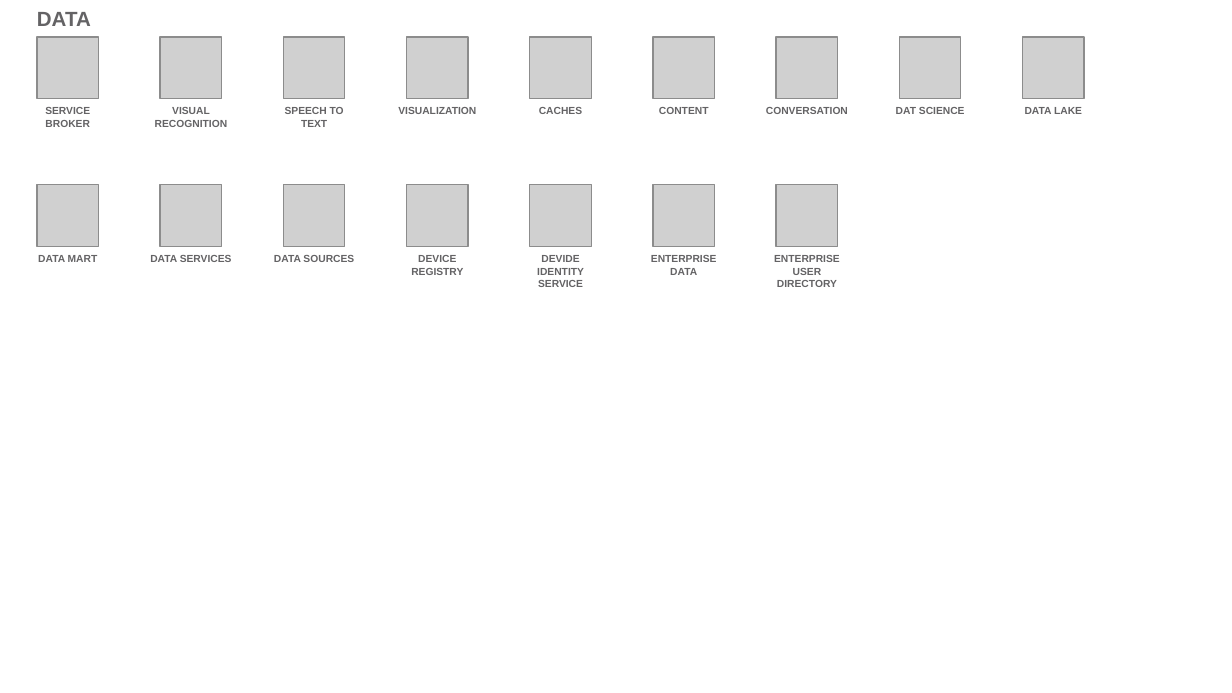
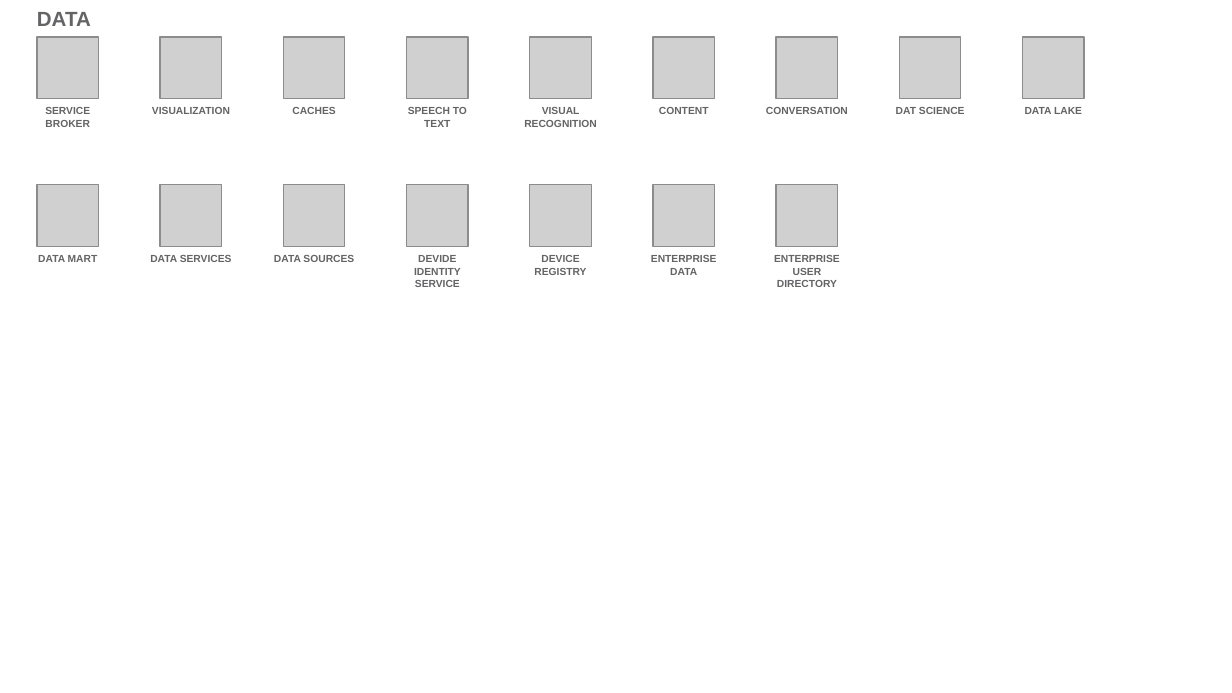
Before and after one commit to l2fprod/myarchitecture, a slide deck: slide 15 of mycatalog-architecture-diagram-template.pptx. Drawn at 1232x693 pixels with LibreOffice and Linux fonts; fonts in the diff are those of the drawing; grey boxes stand for pictures. Boxes give left, top, right and bottom in pixels: in the first picture for what was removed or moved away, otherwise in the second. Text is boxed around its words. In the diff, an @@ line names an element or a change of style, - is before the commit and + after.

```diff
--- a/mycatalog-architecture-diagram-template.pptx
+++ b/mycatalog-architecture-diagram-template.pptx
@@ text at bbox=[152, 107, 230, 114]: text changed @@
-VISUAL RECOGNITION
+VISUALIZATION
@@ text added at bbox=[292, 107, 335, 114], 6 pt, text #646365, bold @@
+CACHES
@@ text "SPEECH TO TEXT": place and size @@
-text "SPEECH TO TEXT" at bbox=[285, 107, 344, 127]
+text "SPEECH TO TEXT" at bbox=[408, 107, 467, 127]
@@ text removed at bbox=[398, 107, 476, 114] @@
-VISUALIZATION
@@ text at bbox=[524, 107, 596, 127]: text changed @@
-CACHES
+VISUAL RECOGNITION
@@ text "DEVIDE IDENTITY SERVICE": place and size @@
-text "DEVIDE IDENTITY SERVICE" at bbox=[537, 255, 584, 287]
+text "DEVIDE IDENTITY SERVICE" at bbox=[414, 255, 461, 287]
@@ text "DEVICE REGISTRY": place and size @@
-text "DEVICE REGISTRY" at bbox=[411, 255, 463, 275]
+text "DEVICE REGISTRY" at bbox=[534, 255, 586, 275]
```
Also in this commit, not shown: 18 other slides changed.
